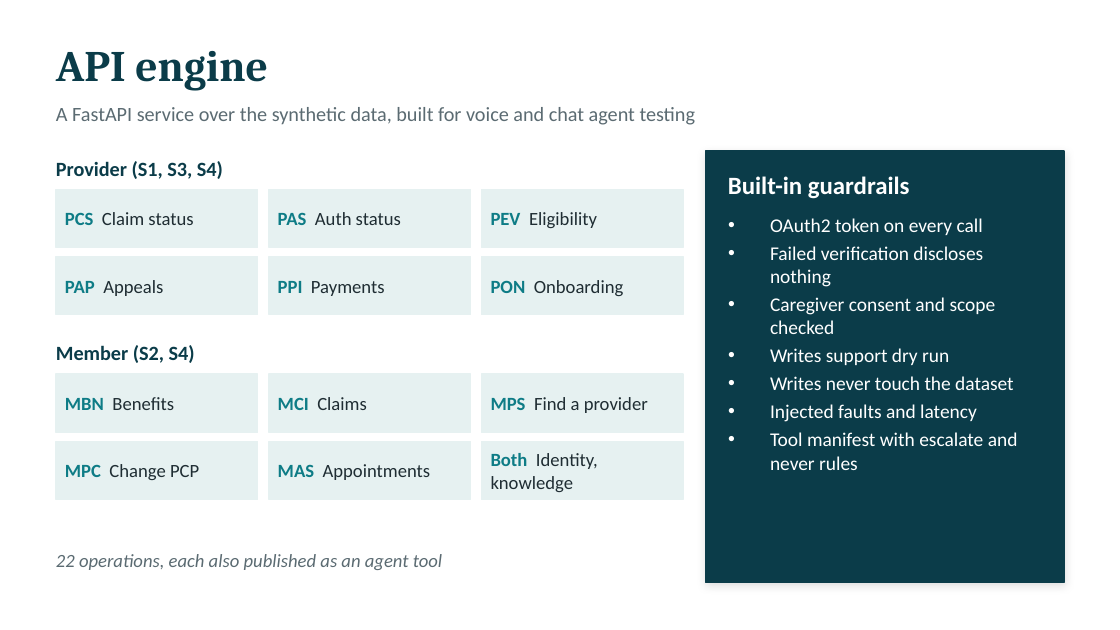
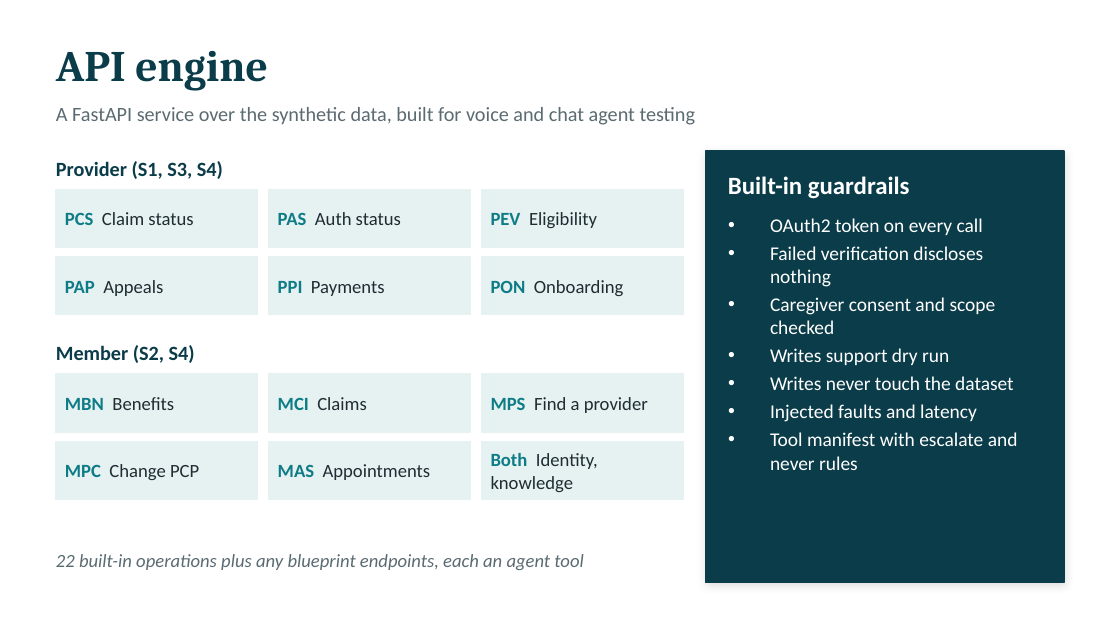
Before and after one commit to aravinda0216/hf-health-poc, a slide deck: slide 4 of docs/Healthcare_AI_Factory_Phase1.pptx. Drawn at 1120x630 pixels with LibreOffice and Linux fonts; fonts in the diff are those of the drawing. Boxes give left, top, right and bottom in pixels: in the first picture for what was removed or moved away, otherwise in the second. Text is boxed around its words. In the diff, an @@ line names an element or a change of style, - is before the commit and + after.

```diff
--- a/docs/Healthcare_AI_Factory_Phase1.pptx
+++ b/docs/Healthcare_AI_Factory_Phase1.pptx
@@ text at (56,554,583,570): text changed @@
-22 operations, each also published as an agent tool
+22 built-in operations plus any blueprint endpoints, each an agent tool
```
Also in this commit, not shown: 5 other slides changed, 2 slides added, 1 other file.
